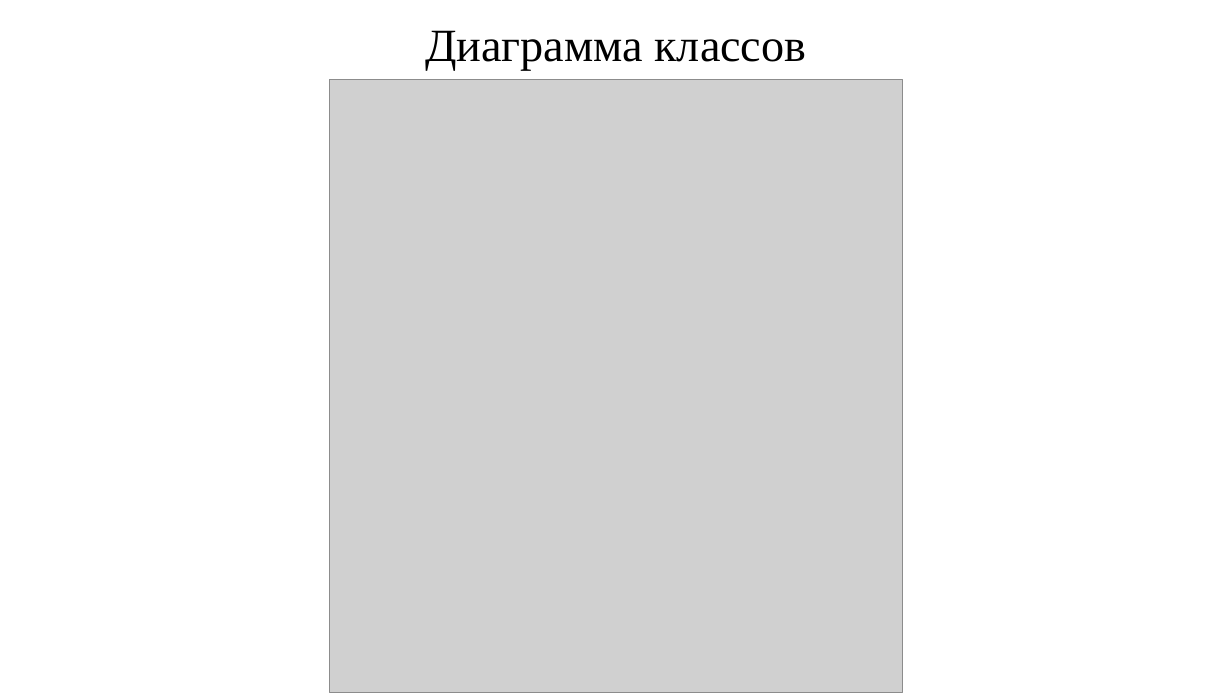
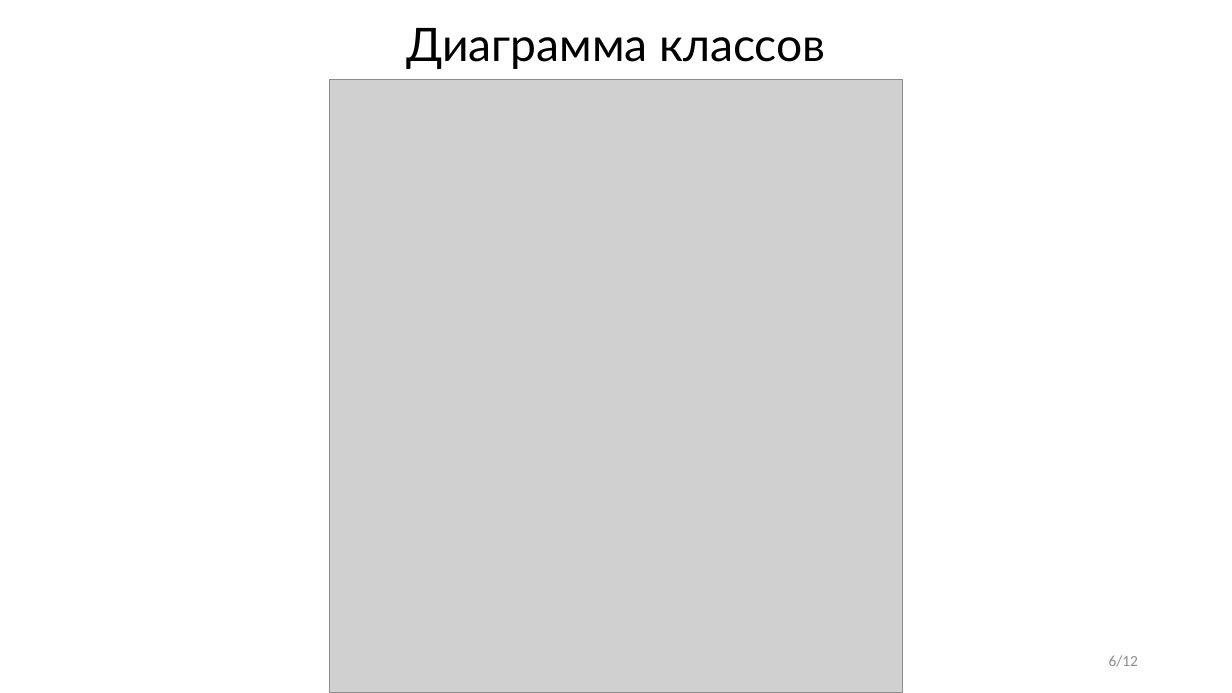
Before and after one commit to molo4kaPlus/particle_benchmark, a slide deck: slide 6 of docs/КузьминГО_курсовая.pptx (slide 4 before the commit). Drawn at 1232x693 pixels with LibreOffice and Linux fonts; fonts in the diff are those of the drawing; grey boxes stand for pictures. Boxes give left, top, right and bottom in pixels: in the first picture for what was removed or moved away, otherwise in the second. Text is boxed around its words. In the diff, an @@ line names an element or a change of style, - is before the commit and + after.

```diff
--- a/docs/КузьминГО_курсовая.pptx
+++ b/docs/КузьминГО_курсовая.pptx
@@ title "Диаграмма классов" at [406,28,825,69]: font Times New Roman to Lato @@
@@ page number added at [1109,655,1138,667], 12 pt, text #8C8C8C @@
+6/12
```
Also in this commit, not shown: 9 other slides changed, 2 slides added, 2 other files.
